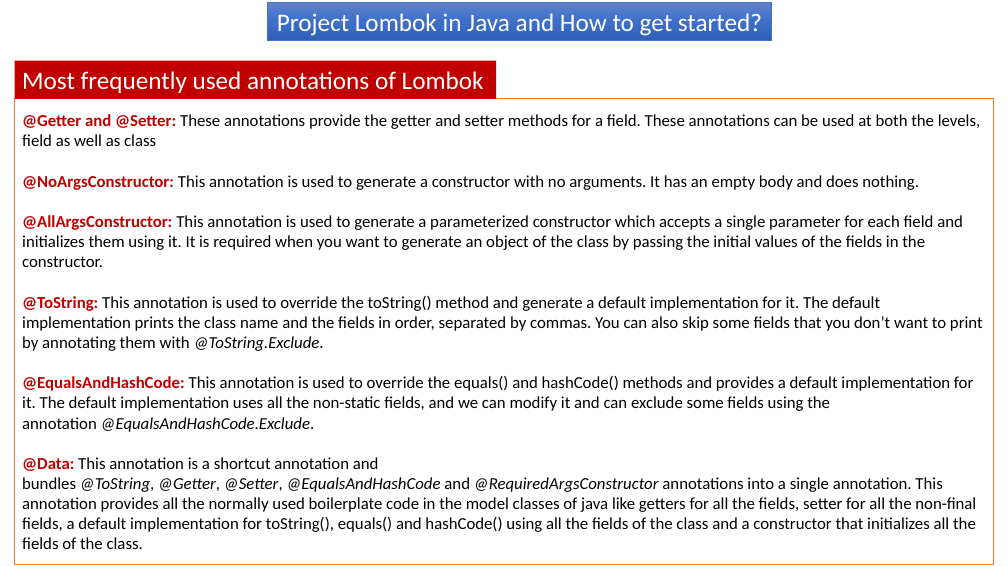
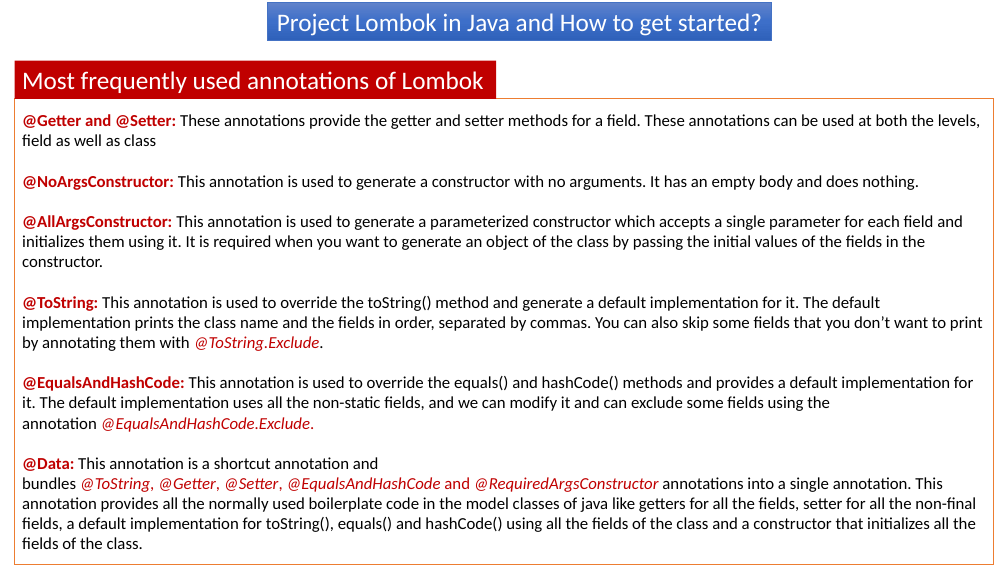
Before and after one commit to ramram43210/Java_2021, a slide deck: slide 3 of Java_2021/Project_Lombok_how_to-use/Project Lombok in Java and How to get started.pptx (slide 2 before the commit). Drawn at 1008x567 pixels with LibreOffice and Linux fonts; fonts in the diff are those of the drawing. Boxes give left, top, right and bottom in pixels: in the first picture for what was removed or moved away, otherwise in the second. Text is boxed around its words. In the diff, an @@ line names an element or a change of style, - is before the commit and + after.

```diff
--- a/Java_2021/Project_Lombok_how_to-use/Project Lombok in Java and How to get started.pptx
+++ b/Java_2021/Project_Lombok_how_to-use/Project Lombok in Java and How to get started.pptx
@@ text in rectangle at (22, 296, 983, 549): text colour #000000 to #C00000 in "@ToString.Exclude.", "@EqualsAndHashCode.Exclude.", "@ToString, @Getter, @Setter, @EqualsAndHashCode and @Require ..." @@
```
Also in this commit, not shown: 2 slides added, 1 slide removed.
